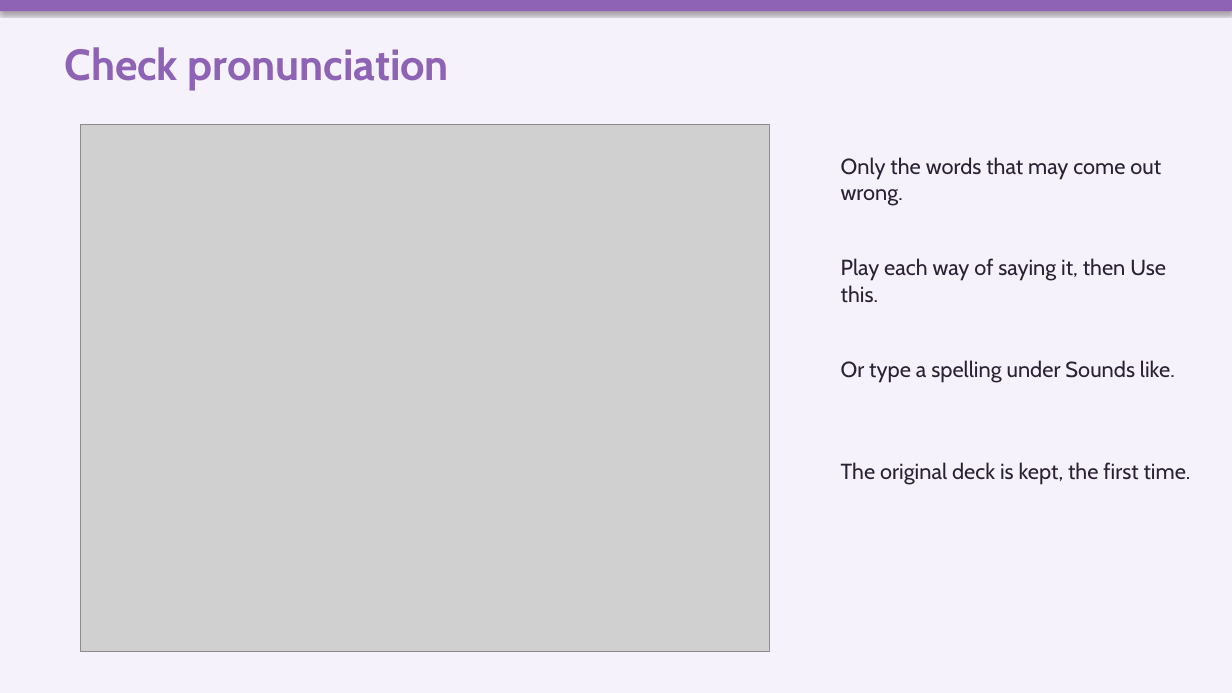
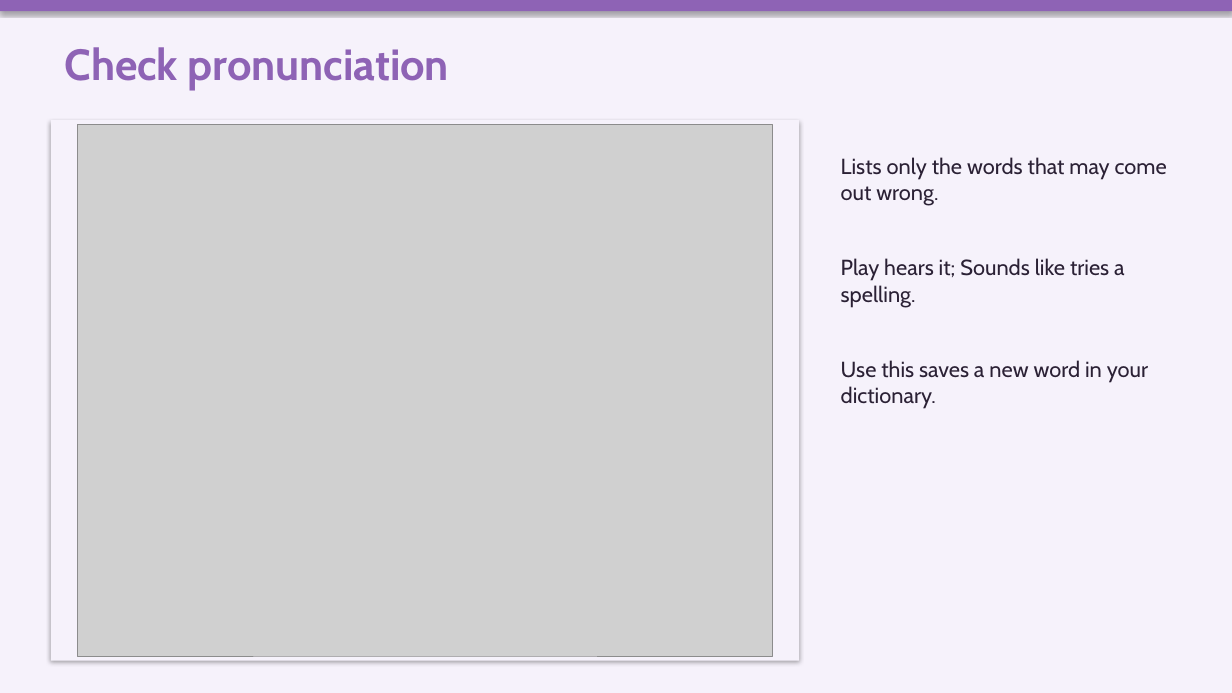
Before and after one commit to mikesimone/deck-narrator, a slide deck: slide 12 of examples/how-to/deck-narrator-how-to.pptx (slide 11 before the commit). Drawn at 1232x693 pixels with LibreOffice and Linux fonts; fonts in the diff are those of the drawing; grey boxes stand for pictures. Boxes give left, top, right and bottom in pixels: in the first picture for what was removed or moved away, otherwise in the second. Text is boxed around its words. In the diff, an @@ line names an element or a change of style, - is before the commit and + after.

```diff
--- a/examples/how-to/deck-narrator-how-to.pptx
+++ b/examples/how-to/deck-narrator-how-to.pptx
@@ rectangle added at (51, 120, 799, 661), fill #F6F2FB @@
@@ picture: place and size @@
-picture at (80, 125, 770, 652)
+picture at (78, 125, 773, 656)
@@ text at (841, 157, 1167, 206): text changed @@
-Only the words that may come out wrong.
+Lists only the words that may come out wrong.
@@ text at (841, 258, 1124, 308): text changed @@
-Play each way of saying it, then Use this.
+Play hears it; Sounds like tries a spelling.
@@ text at (841, 360, 1148, 409): text changed @@
-Or type a spelling under Sounds like.
+Use this saves a new word in your dictionary.
@@ text removed at (841, 462, 1191, 485) @@
-The original deck is kept, the first time.
```
Also in this commit, not shown: 8 other slides changed, 9 slides added, 6 slides removed, 4 other files.
